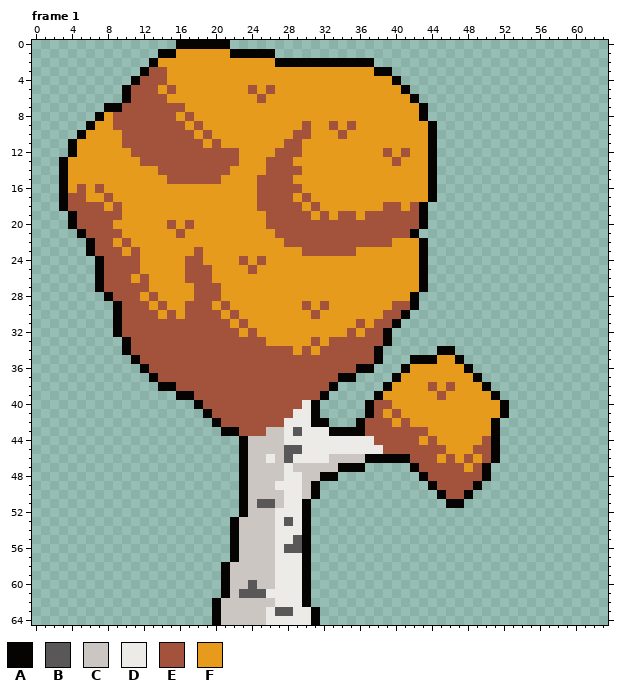
Two versions of one pixel-art file, sprites/aseprite/birch_boi.aseprite. Above: the version before the commit.
64x65 pixels, 2 frames. Shown: frame 1. The commit also changed other frames, which this record leaves out.
Palette (. is transparent): A #050403  B #595757  C #cbc6c1  D #ecebe7  E #a3533b  F #e69b1c
The same view after the edit:
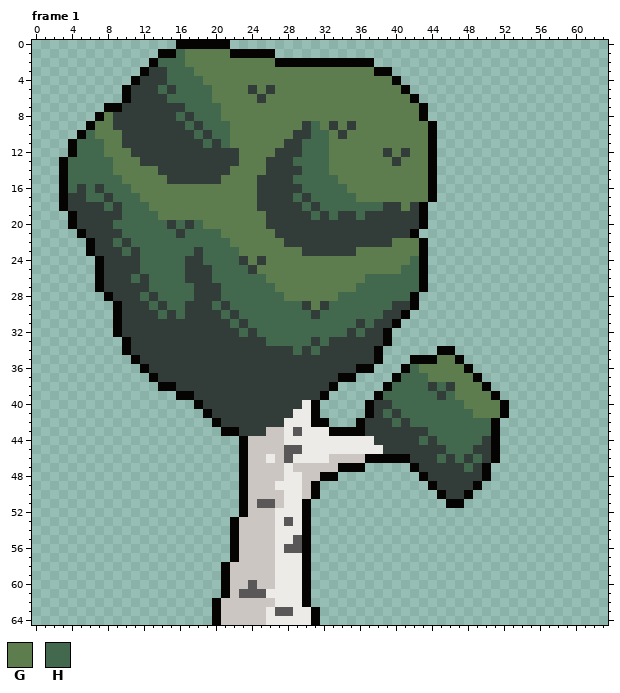
Colours new in this view: G #5d7d4f  H #42694d
Changes in this commit:
colour E: #a3533b -> #323c39
Changed rows in their new state; - is a pixel that keeps its letter.
Frame 1, layer "Treeboi":
first column x 4:
 1 ------------HGGGGG------------------------------
 2 ----------HHHGGGGGGGGGG-------------------------
 3 -----------HHHGGGGGGGGGGGGGGGGGGGG--------------
 4 -----------HHHHGGGGGGGGGGGGGGGGGGGGG------------
 5 ----------H-HHHHGGGG-G-GGGGGGGGGGGGGG-----------
 6 -----------HHHHHGGGGG-GGGGGGGGGGGGGGGG----------
 7 -------------HHHHGGGGGGGGGGGGGGGGGGGGGG---------
 8 ----G-------H-HHHGGGGGGGGGGGGGGGGGGGGGG---------
 9 ---GG--------H-HHHGGGGGGGG-HG-G-GGGGGGGG--------
10 --HGGG--------H-HHGGGGGGG--HHG-GGGGGGGGG--------
11 -HHHGG---------H-HGGGGGG--HHHGGGGGGGGGGG--------
12 -HHHGGG------------GGGG---HHHGGGGGG-G-GG--------
13 HHHHHGGG-----------GGG---HHHHGGGGGGG-GGG--------
14 HHHHHGGGGG--------GGGG----HHHGGGGGGGGGGG--------
15 HHHHHHGGGGG------GGGG----HHHHHGGGGGGGGGG--------
16 H-H-HHHGGGGGGGGGGGGGG-----HHHHHGGGGGGGGG--------
17 --HH-HHHGGGGGGGGGGGGG----H-HHHHHGGGGGGGG--------
18 ----H-HHHGGGGGGGGGGGG-----H-HHHHHHH--G----------
19 ------HHHHGGGGGGGGGGGG-----H-H--H---------------
20 -----HHHHHH-H-HGGGGGGG--------------------------
21 ------HHHHHH-HHHHGGGGGG-------------------------
22 -----H-HHHHHHHHHHHGGGGGG------------GGG---------
23 ------H-HHHHHH-HHHHGGGGGGG------GGGGGGG---------
24 --------HHHHH--HHHH-G-GGGGGGGGGGGGGGGGH---------
25 --------HHHHH---HHHH-GGGGGGGGGGGGGGGGHH---------
26 -------H-HHHH---HHHHHHGGGGGGGGGGGHHHHHH---------
27 ---------HHHHH---HHHHHHGGGGGGGGGHHHHHHH---------
28 --------H-HHHH---HHHHHHHGGGGGGHHHHHHHH----------
29 ---------H-HH---H-HHHHHHHH-G-HHHHHHH------------
30 ----------H-H----H-HHHHHHHH-HHHHHHH-------------
31 ------------------H-HHHHHHHHHHHH-H--------------
32 -------------------H-HHHHHHHHHH-H---------------
33 ----------------------HHHHH-H-------------------
34 -------------------------H-H--------------------
35 -----------------------------------------GG-----
36 --------------------------------------HGGGGG----
37 -------------------------------------HHHGGGGG---
38 ------------------------------------HHHH-H-GGG--
39 -----------------------------------HHHHHH-HGGGG-
40 ------------------------------------HHHHHHHHGGGG
41 -----------------------------------H-HHHHHHHHGGG
42 ------------------------------------H-HHHHHHHHH-
43 ----------------------------------------HHHHHHH-
44 ---------------------------------------H-HHHHH--
45 ------------------------------------------HHH---
46 -----------------------------------------H-H-H--
47 --------------------------------------------H---
Where, in picture pixels (left, top, right, bottom), the same in both pictures:
changed: (68, 49, 500, 499)
